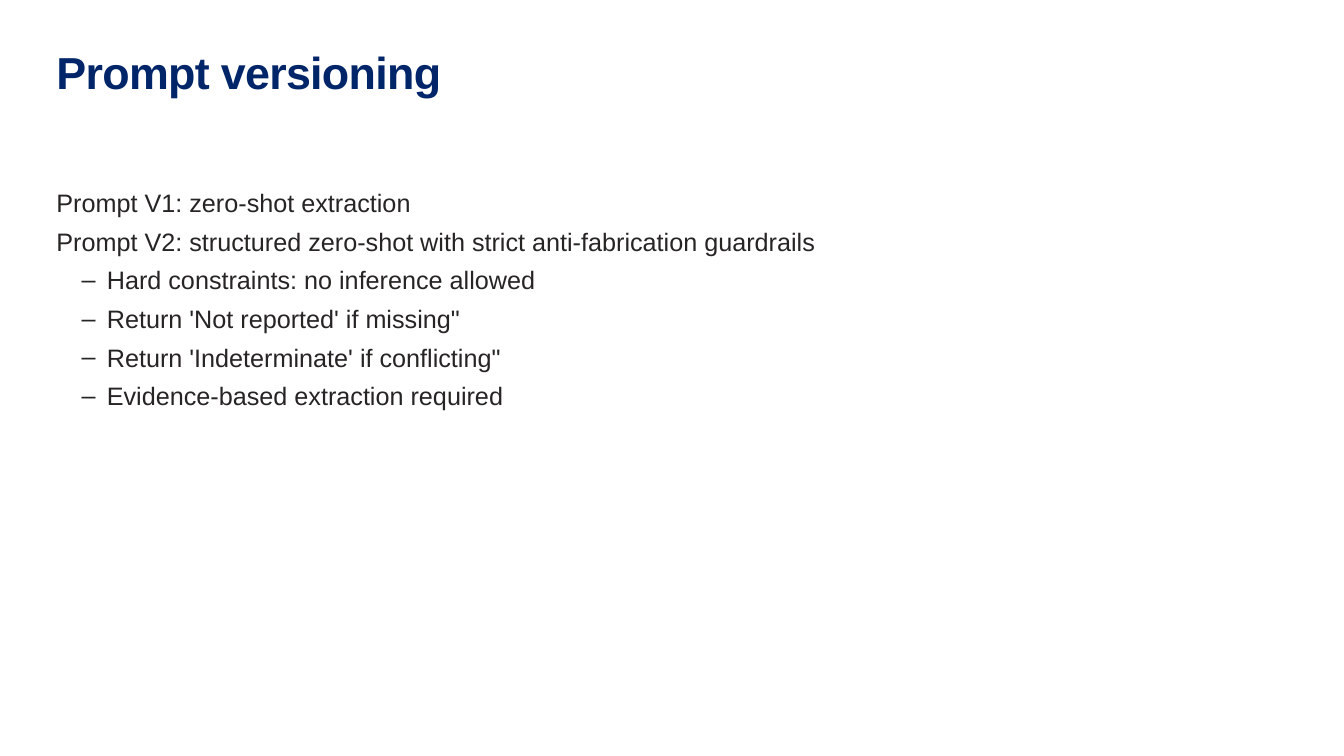
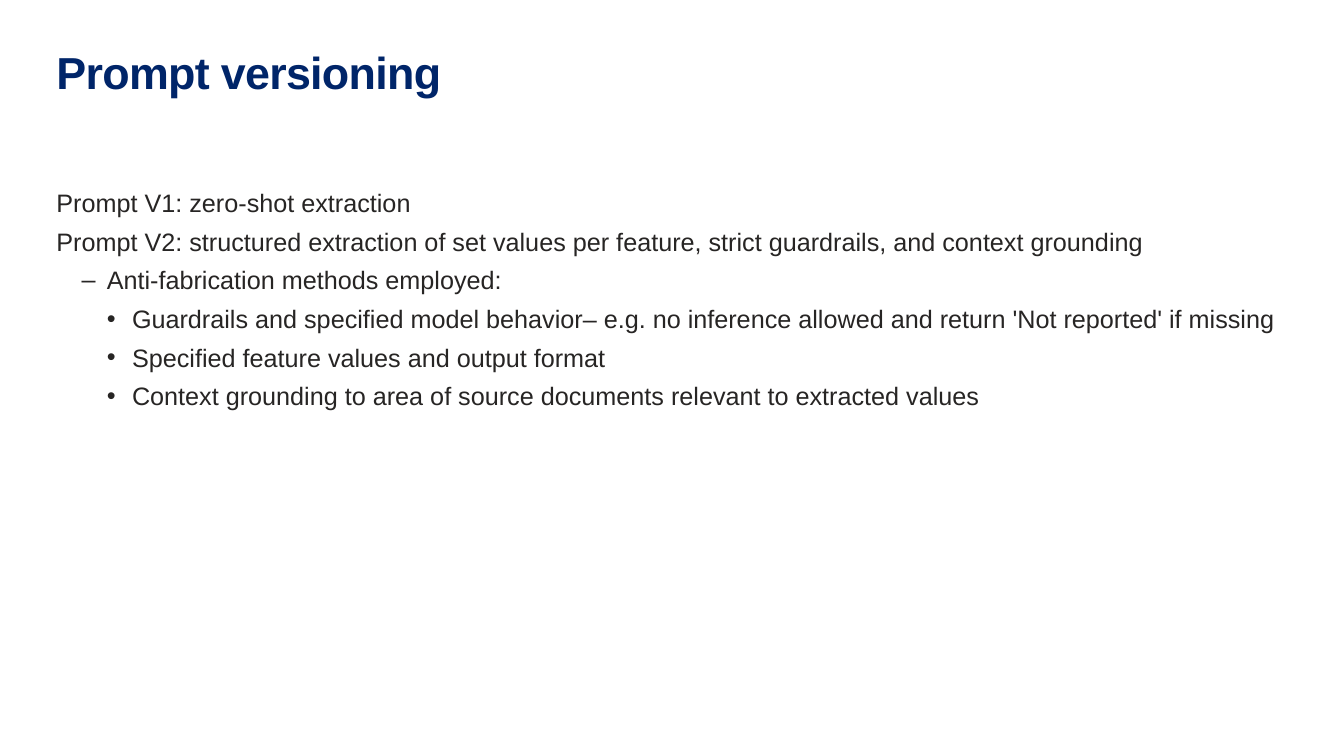
Before and after one commit to Robertjam954/llm_summarization_br_ca, a slide deck: slide 16 of conferences/cornell_spring_wip/llm_summary_validation_presentation.pptx. Drawn at 1344x756 pixels with LibreOffice and Linux fonts; fonts in the diff are those of the drawing. Boxes give left, top, right and bottom in pixels: in the first picture for what was removed or moved away, otherwise in the second. Text is boxed around its words. In the diff, an @@ line names an element or a change of style, - is before the commit and + after.

```diff
--- a/conferences/cornell_spring_wip/llm_summary_validation_presentation.pptx
+++ b/conferences/cornell_spring_wip/llm_summary_validation_presentation.pptx
@@ text at (x1=56, y1=232, x2=1274, y2=411): text changed @@
-Prompt V2: structured zero-shot with strict anti-fabrication guardrails
-    – Hard constraints: no inference allowed
-    – Return 'Not reported' if missing"
-    – Return 'Indeterminate' if conflicting"
-    – Evidence-based extraction required
+Prompt V2: structured extraction of set values per feature, strict guardrails, and context grounding
+    – Anti-fabrication methods employed:
+      • Guardrails and specified model behavior– e.g. no inference allowed and return 'Not reported' if missing
+      • Specified feature values and output format
+      • Context grounding to area of source documents relevant to extracted values
```
Also in this commit, not shown: 14 other slides changed, 2 slides added, 2 slides removed, 5 other files.
